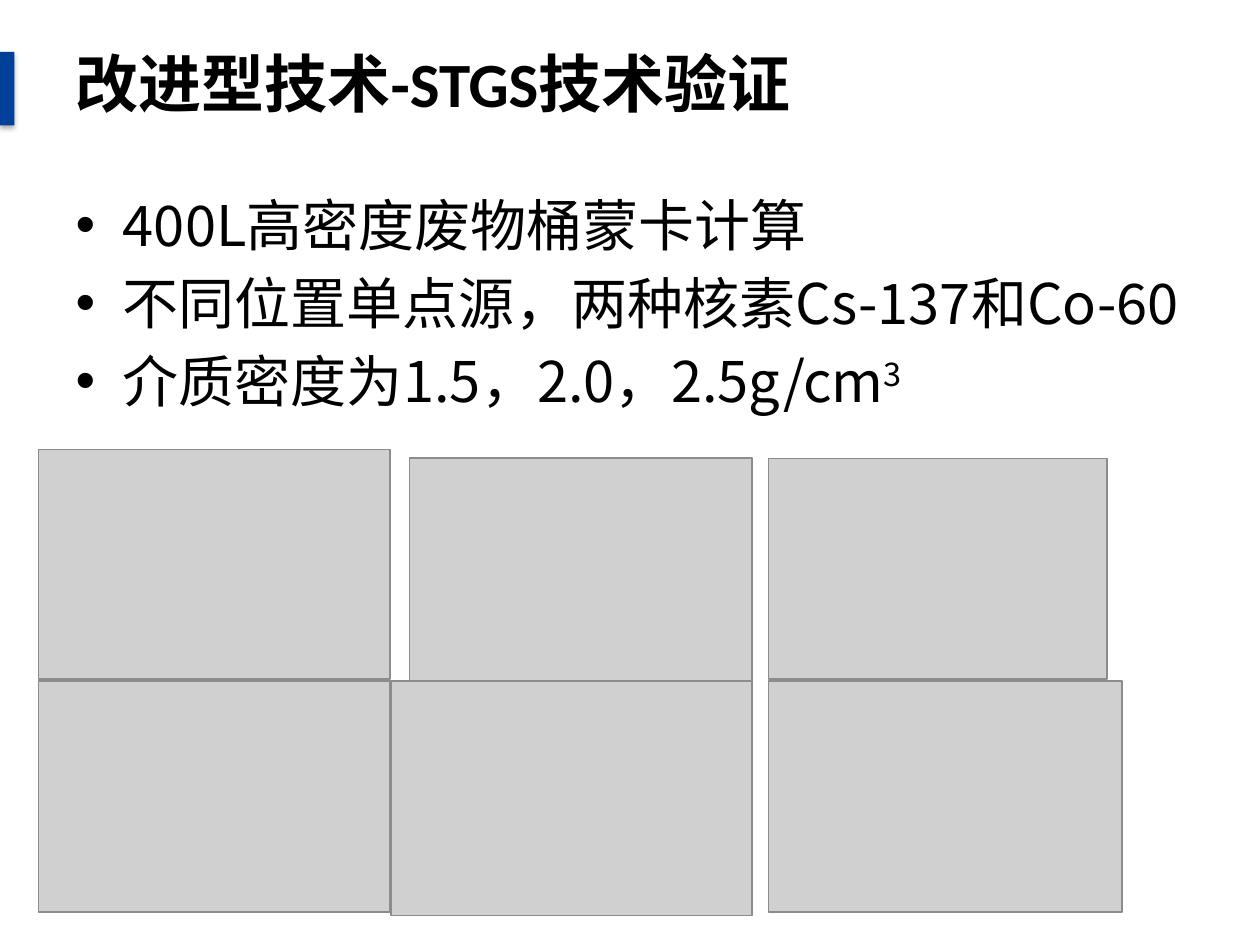
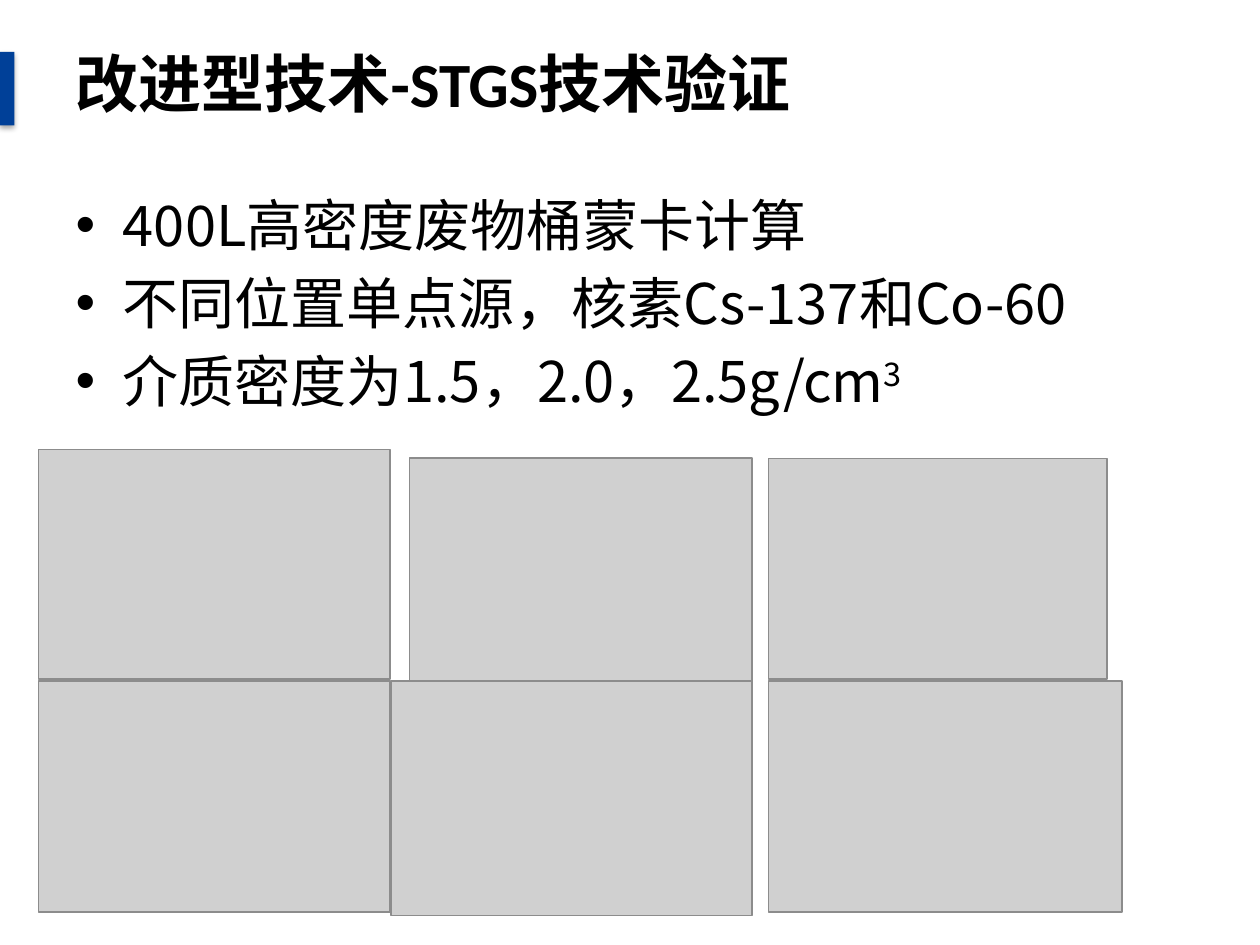
Before and after one commit to danxibao/NDAPapers, a slide deck: slide 22 of 毕业答辩报告.pptx. Drawn at 1260x945 pixels with LibreOffice and Linux fonts; fonts in the diff are those of the drawing; grey boxes stand for pictures; background and template pictures are left out. Boxes give left, top, right and bottom in pixels: in the first picture for what was removed or moved away, otherwise in the second. Text is boxed around its words. In the diff, an @@ line names an element or a change of style, - is before the commit and + after.

```diff
--- a/毕业答辩报告.pptx
+++ b/毕业答辩报告.pptx
@@ text at <box>123,276,1067,330</box>: text changed @@
-• 不同位置单点源，两种核素Cs-137和Co-60
+• 不同位置单点源，核素Cs-137和Co-60
```
Also in this commit, not shown: 2 other files.
